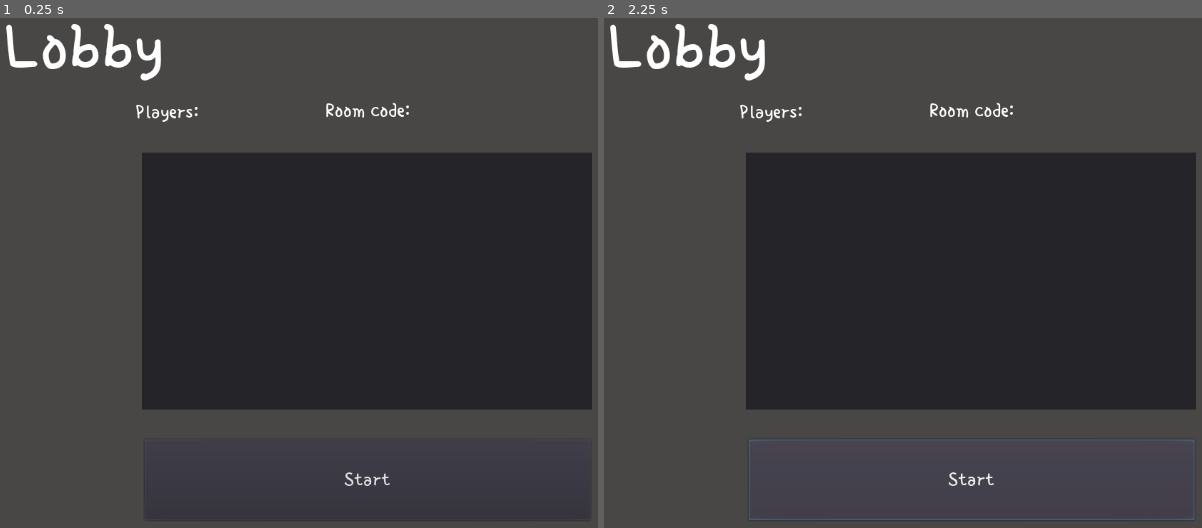
Above: before the commit, frames 1-2 (left to right).
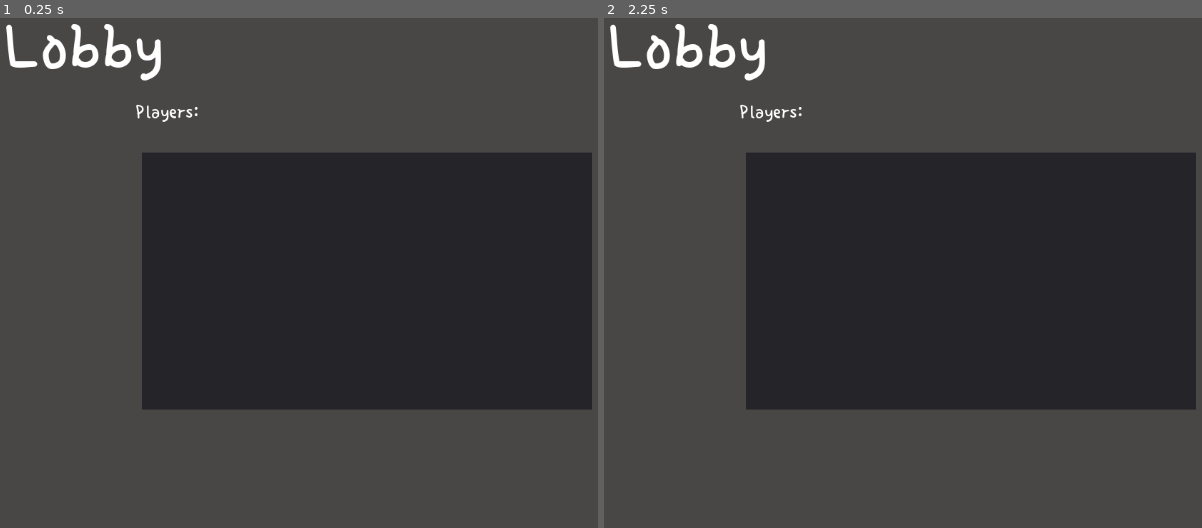
Above: after the commit, the same moments.

Repository: askoki160/angels-of-delta
Game: Godot game, scene res://Scenes/LobbyScene.tscn
The game is run twice, just before and just after one commit, with the same random seed, the same clock (stepped at 60 frames per second) and the same inputs. This scene is started directly instead of the project's main scene.
Inputs (mouse positions are in pixels of both pictures, inside the frame that each line leads up to):
- Up to frame 1 (0.25 s): no input
- Up to frame 2 (2.25 s): click (1088, 227) at 0.52 s; type "Alex" at 0.6 s; click (1034, 298) at 0.75 s; type "12" at 0.83 s; click "Join" at 1.25 s; click (968, 482) at 2 s, where only the run before the commit has a clickable "Start"

The runs differ from the first frame. In frame 1, 0.2% of the frame differs, in the area x 54-69%, y 16-92%; in frame 2, 0.4%, in the area x 24-99%, y 16-99%.

Commit message:
Lobby view separated for room master and room guests

Diff:
--- a/Global.gd
+++ b/Global.gd
@@ -4,6 +4,7 @@
 # The URL we will connect to
 export var websocket_url = "ws://localhost:8000/ws/game/"
 export var room_key = ""
+export var is_room_master = false
 
 # Our WebSocketClient instance
 var _client = WebSocketClient.new()
--- a/Scripts/Lobby.gd
+++ b/Scripts/Lobby.gd
@@ -29,8 +29,12 @@
 	# Alternatively, you could check get_peer(1).get_available_packets() in a loop.
 	_client.connect("data_received", self, "_on_data")
 	_client.connect("peer_packet", self, "_on_data")
-	$Code.text = global_vars.room_key
-
+	if global_vars.is_room_master:
+		$Code.text = global_vars.room_key
+	else:
+		remove_child($Code)
+		remove_child($CodeLabel)
+		remove_child($StartButton)
 
 func _on_data():
 	var parse_output =_client.get_peer(1).get_packet().get_string_from_utf8()
--- a/Scripts/StartScene.gd
+++ b/Scripts/StartScene.gd
@@ -38,7 +38,13 @@
 func _on_request_completed(result, response_code, headers, body):
 	var json = JSON.parse(body.get_string_from_utf8())
 	global_vars.room_key = json.result.room_key
+	global_vars.is_room_master = true
 	print(json.result.room_key)
+	init_connection()
+
+func _on_JoinButton_pressed():
+	global_vars.is_room_master = false
+	global_vars.room_key = $RoomField.text
 	init_connection()
 
 func _closed(was_clean = false):
@@ -77,7 +83,3 @@
 	# Call this in _process or _physics_process. Data transfer, and signals
 	# emission will only happen when calling this function.
 	_client.poll()
-
-func _on_JoinButton_pressed():
-	global_vars.room_key = $RoomField.text
-	init_connection()
